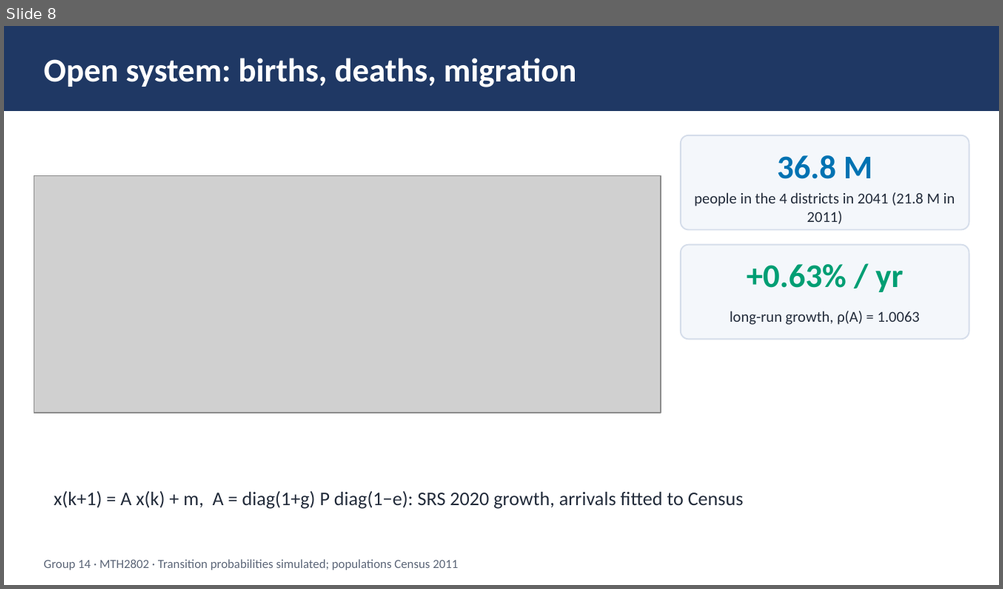
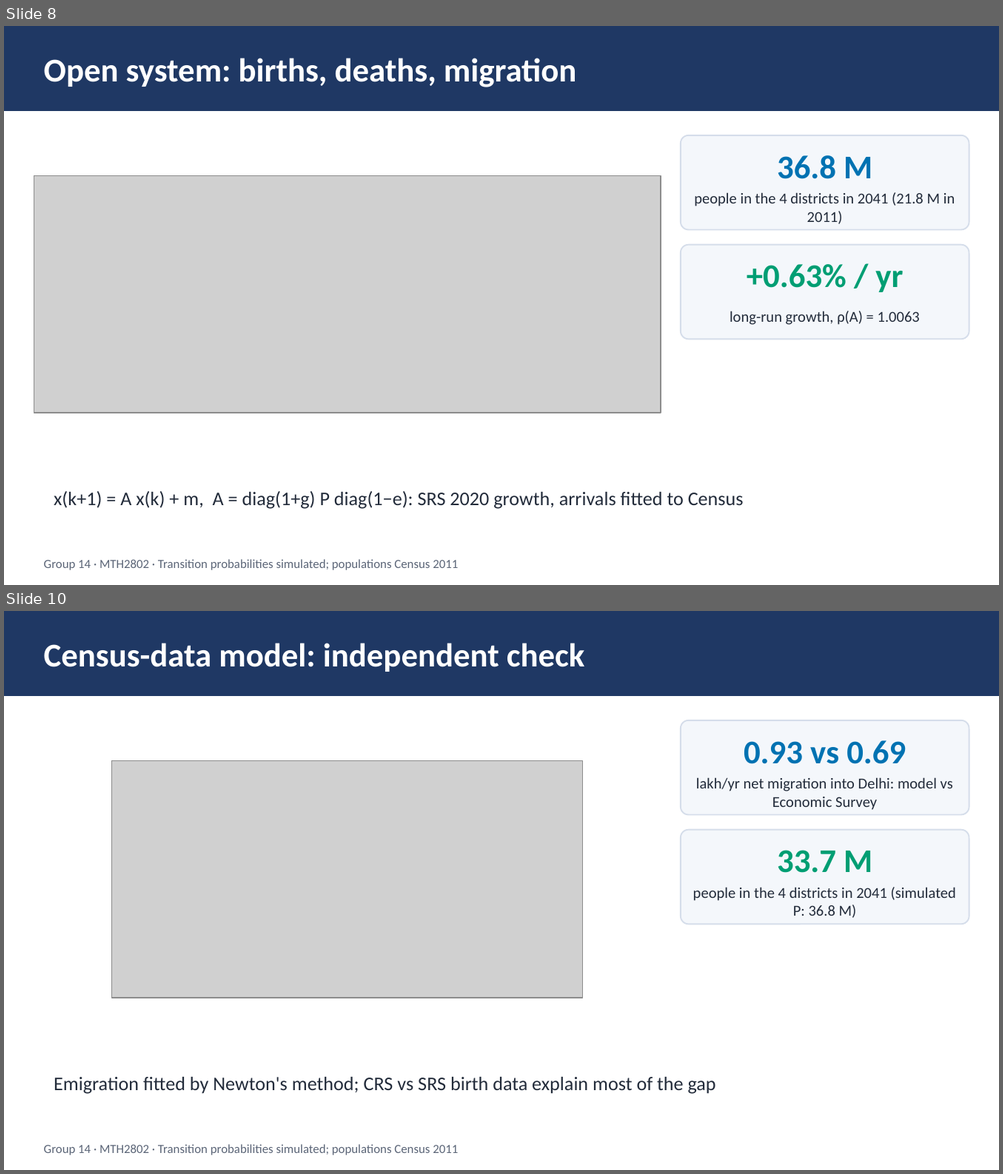
Before and after one commit to CRYPT-hack/population-prediction-, a slide deck: submission/Group14_Slides.pptx. Shown one above the other, each under a label of ours: slide 8 before the commit, slides 8 and 10 after it; the slides between them are not shown. The pictures are 1003x589 and 1003x1174 pixels, drawn with LibreOffice and Linux fonts; fonts in the diff are those of the drawing; grey boxes stand for pictures. Boxes give left, top, right and bottom in pixels: in the first picture for what was removed or moved away, otherwise in the second. Text is boxed around its words. In the diff, an @@ line names an element or a change of style, - is before the commit and + after.

```diff
--- a/submission/Group14_Slides.pptx
+++ b/submission/Group14_Slides.pptx
@@ slide 10 added at [4,611,999,1170], background #FFFFFF @@
@@ rectangle added at [4,611,999,695], fill #1F3864, outline #1F3864 1 pt @@
@@ text added at [44,643,584,672], 24 pt, text #FFFFFF, bold @@
+Census-data model: independent check
@@ rounded rectangle added at [680,721,969,815], fill #F4F7FB, outline #D5DDEA 1 pt @@
@@ text added at [743,741,905,764], 24 pt, text #0072B2, bold @@
+0.93 vs 0.69
@@ picture added at [111,761,582,998] @@
@@ text added at [696,777,953,810], 11 pt, text #222B3A @@
+lakh/yr net migration into Delhi: model vs Economic Survey
@@ rounded rectangle added at [680,830,969,924], fill #F4F7FB, outline #D5DDEA 1 pt @@
@@ text added at [777,850,872,873], 24 pt, text #009E73, bold @@
+33.7 M
@@ text added at [693,887,956,918], 11 pt, text #222B3A @@
+people in the 4 districts in 2041 (simulated P: 36.8 M)
@@ text added at [54,1077,716,1094], 14 pt, text #222B3A @@
+Emigration fitted by Newton's method; CRS vs SRS birth data explain most of the gap
@@ text added at [44,1145,458,1156], 9 pt, text #5B6577 @@
+Group 14 · MTH2802 · Transition probabilities simulated; populations Census 2011
```
Also in this commit, not shown: 2 slides changed, 1 other slide added.
